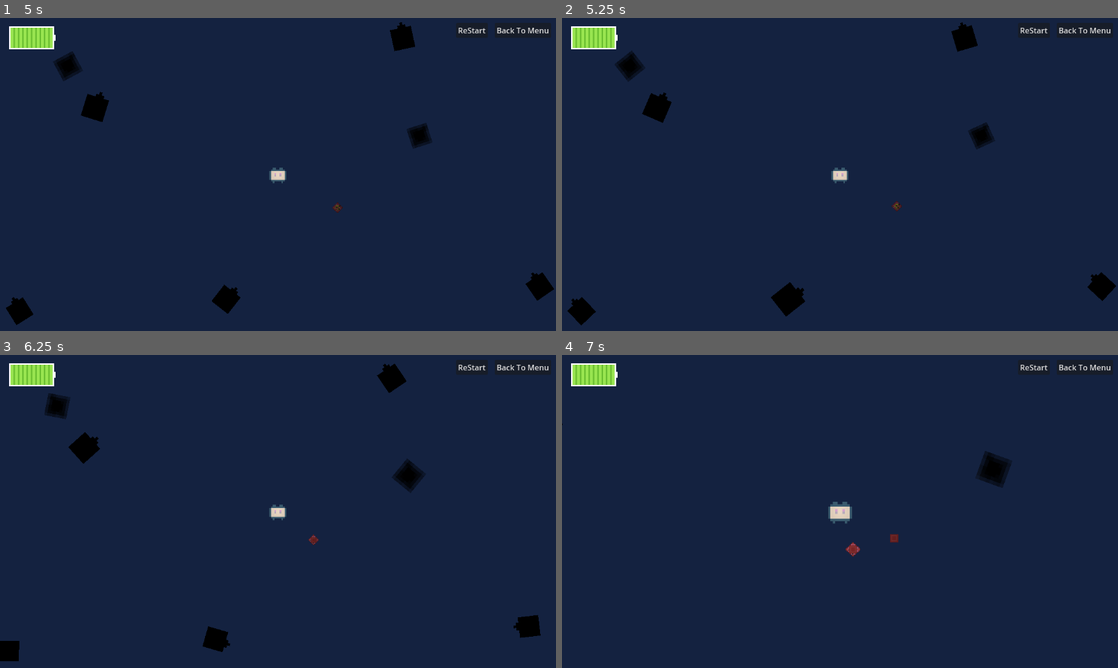
Above: before the commit, frames 1-4 (two rows, left to right).
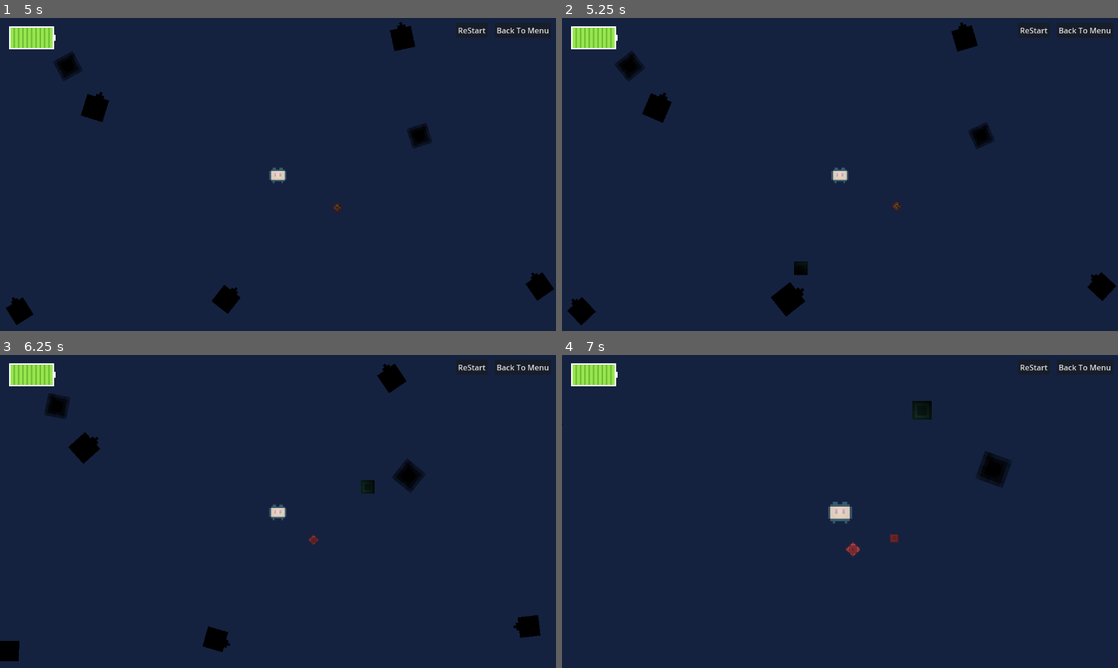
Above: after the commit, the same moments.

Repository: icysamon/LightYearsTraveler
Game: Godot game, scene res://scene/main/menu.tscn
The game is run twice, just before and just after one commit, with the same random seed, the same clock (stepped at 60 frames per second) and the same inputs.
Inputs (mouse positions are in pixels of both pictures, inside the frame that each line leads up to):
- Up to frame 1 (5 s): click "Start" at 0.5 s; click "ReStart" at 1.25 s; click "ReStart" at 2 s; click "ReStart" at 2.75 s; click "Back To Menu" at 3.5 s; click "Start" at 4.25 s
- Up to frame 2 (5.25 s): move the mouse to (789, 299) at 5.02 s; hold Right mouse button (attack, bound only after the commit) from 5.03 s (still down)
- Up to frame 3 (6.25 s): move the mouse to (417, 473) at 5.77 s; release Right mouse button (attack, bound only after the commit) at 5.78 s; click (417, 473) at 5.85 s; right-click (417, 473) at 6.05 s
- Up to frame 4 (7 s): move the mouse to (945, 380) at 6.52 s; hold Up (zoom in) from 6.53 s (still down); right-click (945, 380) at 6.8 s

Frame 1 is identical in both runs. In frame 2, 0.1% of the frame differs, in the area x 41-45%, y 77-83%; in frame 3, 0.1%; in frame 4, 0.2%, in the area x 63-67%, y 14-21%.

Commit message:
feat: player attack

Diff:
--- a/project.godot
+++ b/project.godot
@@ -35,7 +35,7 @@
 "events": [Object(InputEventMouseButton,"resource_local_to_scene":false,"resource_name":"","device":-1,"window_id":0,"a …(258 unchanged characters)…
 ]
 }
-navigation={
+attack={
 "deadzone": 0.5,
 "events": [Object(InputEventMouseButton,"resource_local_to_scene":false,"resource_name":"","device":-1,"window_id":0,"a …(257 unchanged characters)…
 ]
--- /dev/null
+++ b/scene/child/bullet_player.tscn
@@ -0,0 +1,18 @@
+[gd_scene load_steps=5 format=3 uid="uid://3o4cmwcfqyyi"]
+
+[ext_resource type="Texture2D" uid="uid://ctntuexqet78w" path="res://assets/enemy/bullet_player.png" id="1_7lr8l"]
+[ext_resource type="Script" path="res://scripts/bullet/bullet_player.gd" id="2_44a5p"]
+[ext_resource type="Script" path="res://scripts/bullet/bullet_player_area.gd" id="3_3cbog"]
+
+[sub_resource type="RectangleShape2D" id="RectangleShape2D_y1e0r"]
+size = Vector2(8, 8)
+
+[node name="Sprite2D" type="Sprite2D"]
+texture = ExtResource("1_7lr8l")
+script = ExtResource("2_44a5p")
+
+[node name="Area2D" type="Area2D" parent="."]
+script = ExtResource("3_3cbog")
+
+[node name="CollisionShape2D" type="CollisionShape2D" parent="Area2D"]
+shape = SubResource("RectangleShape2D_y1e0r")
--- /dev/null
+++ b/scripts/bullet/bullet_player.gd
@@ -0,0 +1,13 @@
+extends Sprite2D
+
+var last_mouse_position: Vector2
+var dir: Vector2
+const speed: int = 300
+
+
+func _ready():
+	dir = (last_mouse_position - global_position).normalized()
+
+
+func _physics_process(delta):
+	position += dir * speed * delta
--- /dev/null
+++ b/scripts/bullet/bullet_player_area.gd
@@ -0,0 +1,3 @@
+extends Area2D
+
+const area_type = "bullet_player"
--- a/scripts/player.gd
+++ b/scripts/player.gd
@@ -1,6 +1,7 @@
 extends Sprite2D
 
 @onready var GAME_OVER = preload("res://scene/child/game_over.tscn")
+@onready var BULLET_PLAYER = preload("res://scene/child/bullet_player.tscn")
 
 var stamina : int = 11
 var area_name = "player"
@@ -24,3 +25,8 @@
 	if event.is_action_pressed("zoom out"):
 		if $Camera2D.zoom.x > 0.2:
 			$Camera2D.zoom -= 0.2 * Vector2.ONE
+	if event.is_action_pressed("attack"):
+		var bullet_player = BULLET_PLAYER.instantiate()
+		bullet_player.last_mouse_position = get_global_mouse_position()
+		add_child(bullet_player)
+		pass
Binary file added: assets/enemy/bullet_player.aseprite
Binary file added: assets/enemy/bullet_player.png
Not shown, added: assets/enemy/bullet_player.png.import
